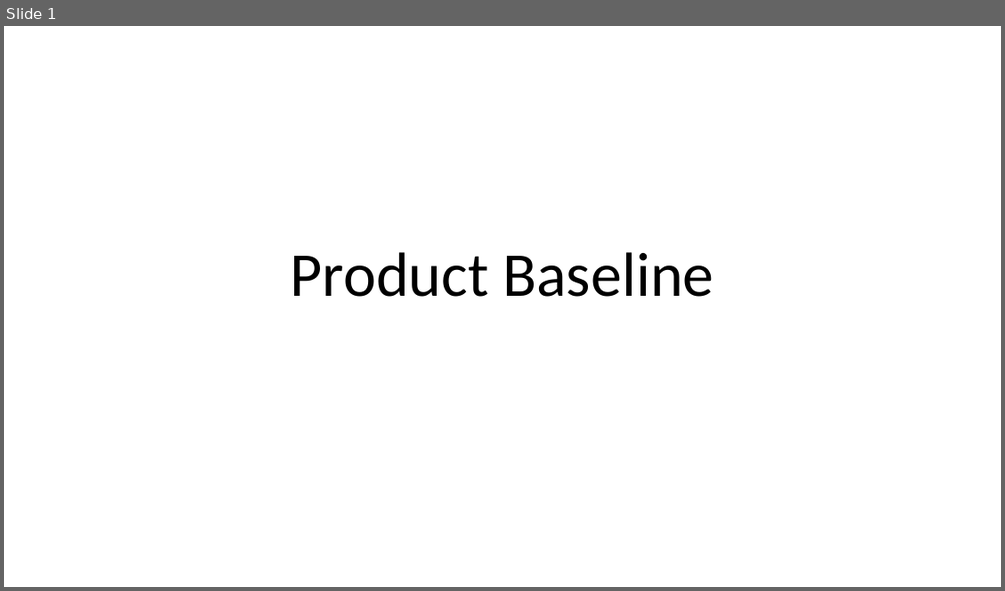
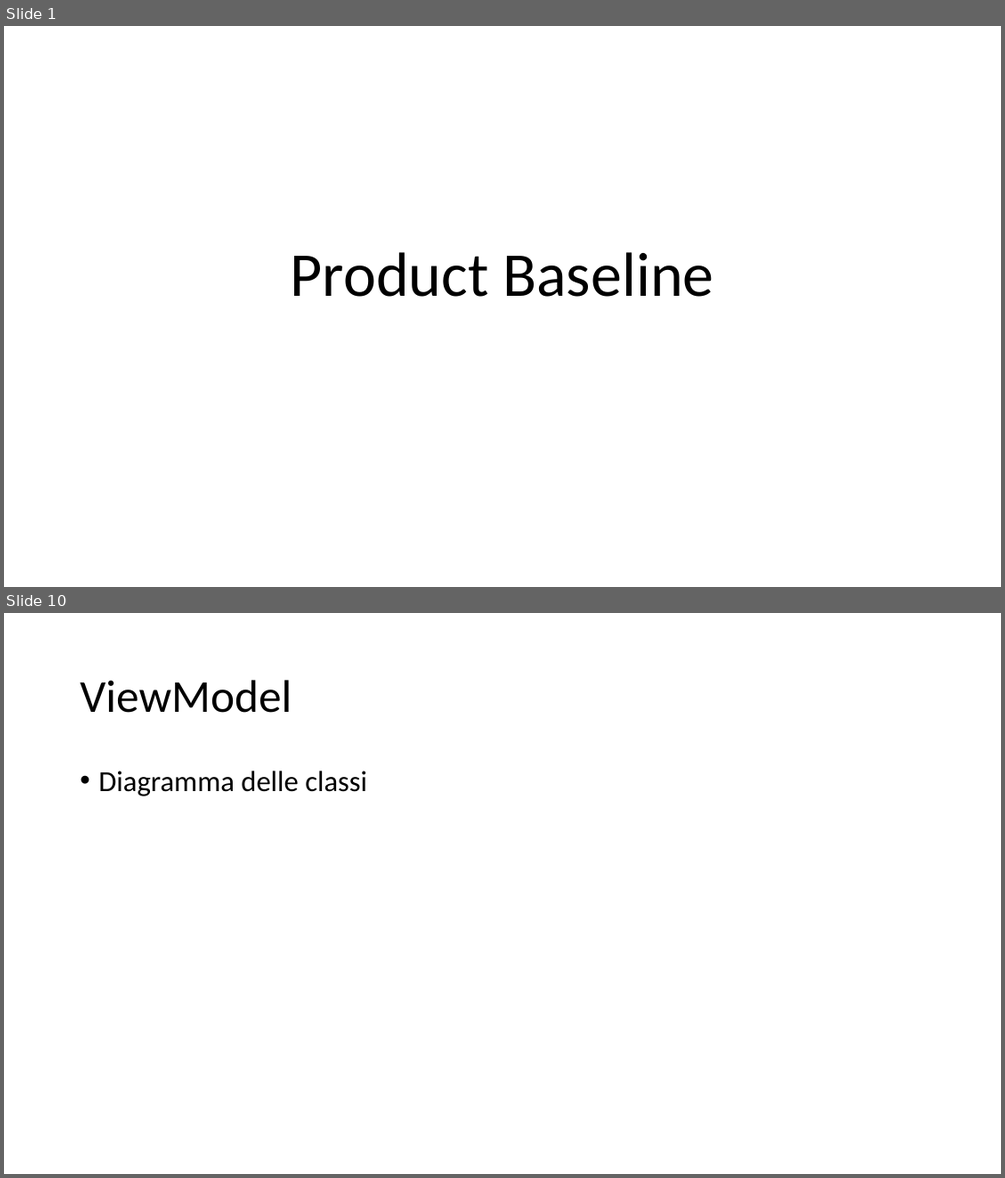
Before and after one commit to Italiaracerx/progettoSWE, a slide deck: Presentazioni/Presentazioni PB/Presentazione PB.pptx. Shown one above the other, each under a label of ours: slide 1 before the commit, slides 1 and 10 after it; the slides between them are not shown. The pictures are 1005x591 and 1005x1178 pixels, drawn with LibreOffice and Linux fonts; fonts in the diff are those of the drawing. Boxes give left, top, right and bottom in pixels: in the first picture for what was removed or moved away, otherwise in the second. Text is boxed around its words. In the diff, an @@ line names an element or a change of style, - is before the commit and + after.

```diff
--- a/Presentazioni/Presentazioni PB/Presentazione PB.pptx
+++ b/Presentazioni/Presentazioni PB/Presentazione PB.pptx
@@ slide 10 added at box(4, 613, 1001, 1174), background #FFFFFF @@
@@ title added at box(80, 680, 291, 713), 44 pt, text #000000 @@
+ViewModel
@@ text added at box(98, 771, 367, 796), 28 pt, text #000000 @@
+• Diagramma delle classi
```
Also in this commit, not shown: 1 slide changed, 11 other slides added, 2 slides removed, 17 other files.
